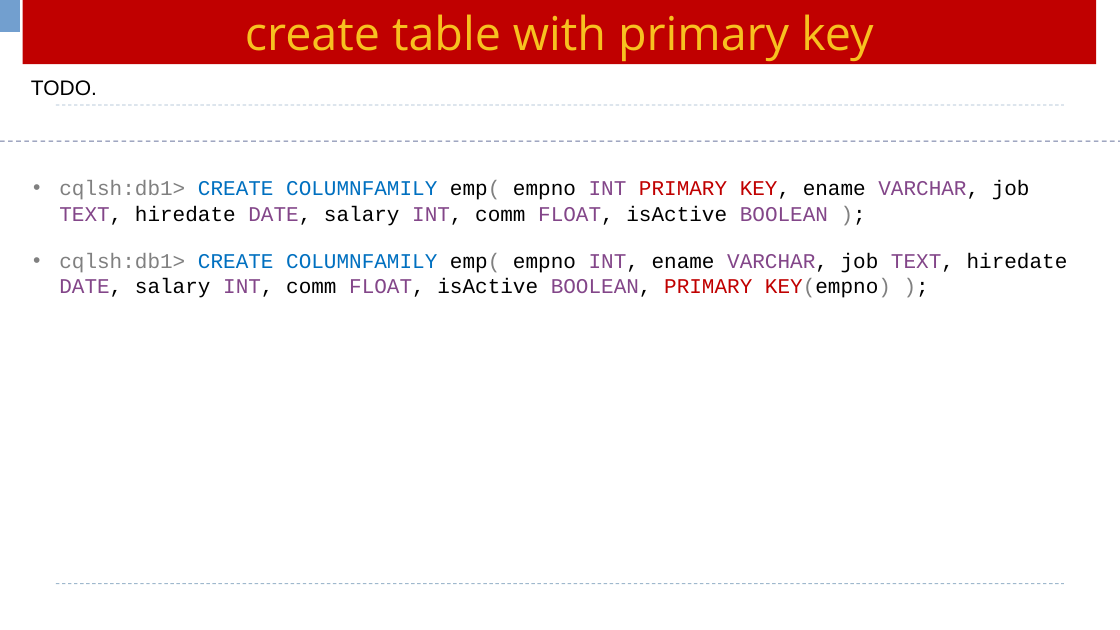
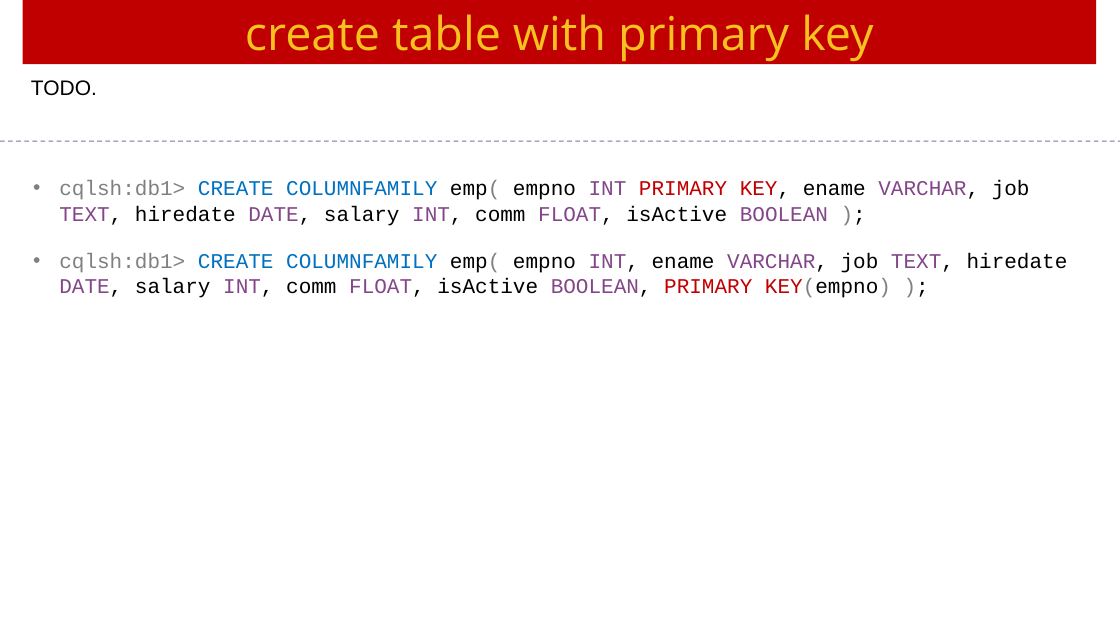
Before and after one commit to Saleel-Bagde/PPT-s, a slide deck: slide 18 of Cassandra Ver3.pptx. Drawn at 1120x630 pixels with LibreOffice and Linux fonts; fonts in the diff are those of the drawing. Boxes give left, top, right and bottom in pixels: in the first picture for what was removed or moved away, otherwise in the second. Text is boxed around its words. In the diff, an @@ line names an element or a change of style, - is before the commit and + after.

```diff
--- a/Cassandra Ver3.pptx
+++ b/Cassandra Ver3.pptx
@@ table removed at bbox=[0, 0, 20, 34], 1 rows, 1 columns @@
-
@@ line removed from (56, 105) to (1065, 105) @@
@@ line removed from (56, 584) to (1065, 584) @@
```
Also in this commit, not shown: 1 other slide changed, 1 slide added.
